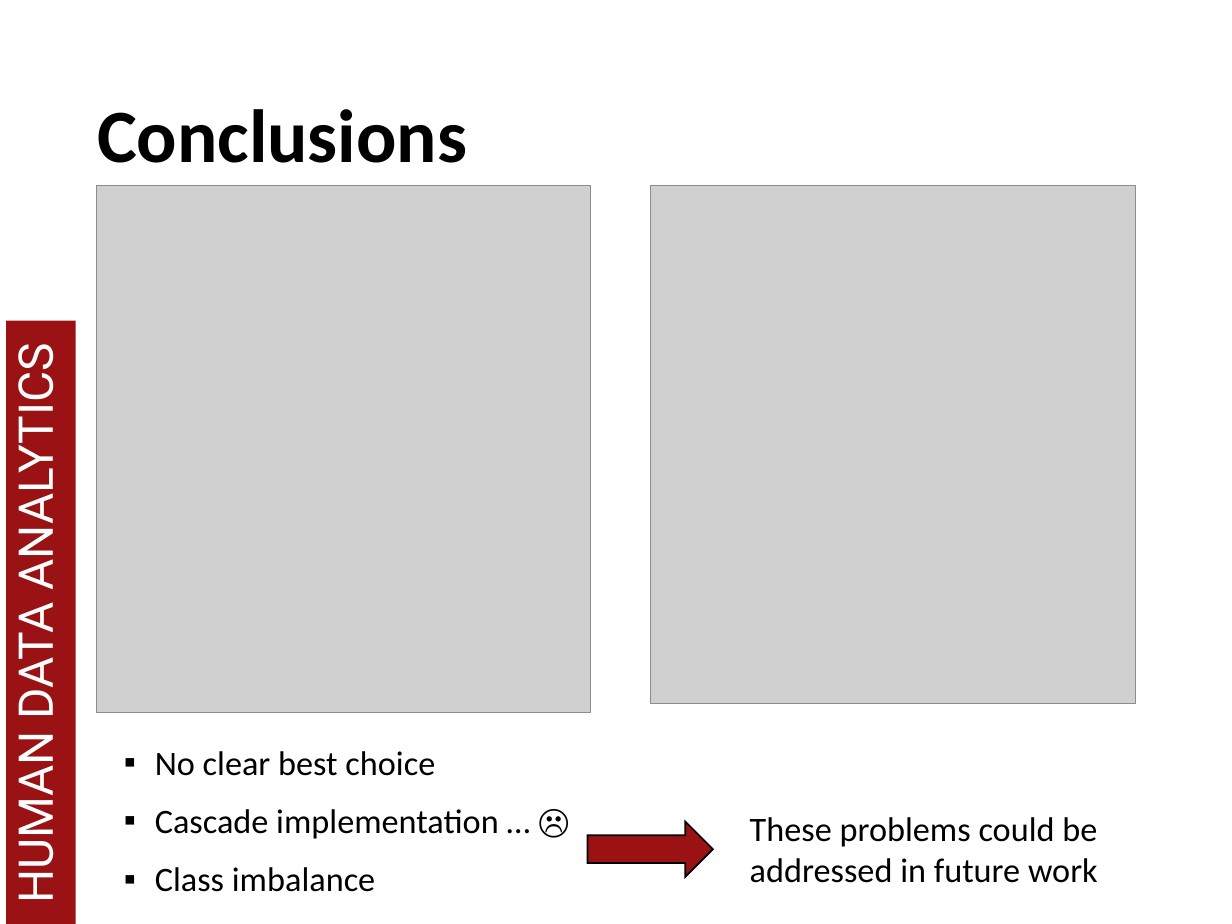
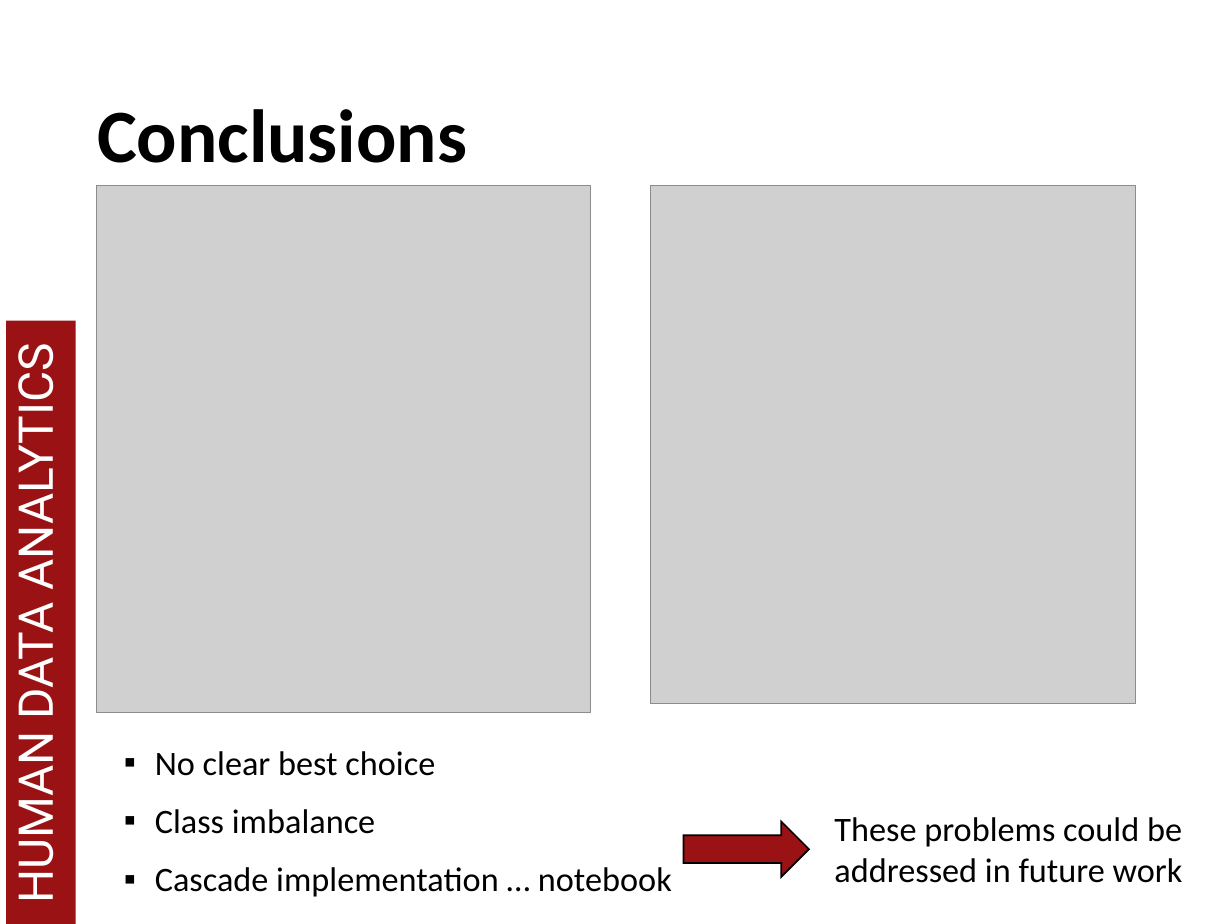
Before and after one commit to MatteoDrago/hda-project, a slide deck: slide 22 of presentation/HDA 2018.pptx. Drawn at 1232x924 pixels with LibreOffice and Linux fonts; fonts in the diff are those of the drawing; grey boxes stand for pictures; background and template pictures are left out. Boxes give left, top, right and bottom in pixels: in the first picture for what was removed or moved away, otherwise in the second. Text is boxed around its words. In the diff, an @@ line names an element or a change of style, - is before the commit and + after.

Commit message:
Presentation change

```diff
--- a/presentation/HDA 2018.pptx
+++ b/presentation/HDA 2018.pptx
@@ text at box(155, 809, 499, 839): paragraph removed @@
-▪ Cascade implementation … ☹
@@ text "These problems could be addressed ...": place and size @@
-text "These problems could be addressed ..." at box(750, 817, 1098, 883)
+text "These problems could be addressed ..." at box(834, 817, 1183, 883)
@@ right arrow: place and size @@
-right arrow at box(588, 822, 713, 877)
+right arrow at box(684, 822, 809, 877)
@@ text at box(155, 867, 672, 897): paragraph added @@
+▪ Cascade implementation … notebook
```
Also in this commit, not shown: 1 other file.
